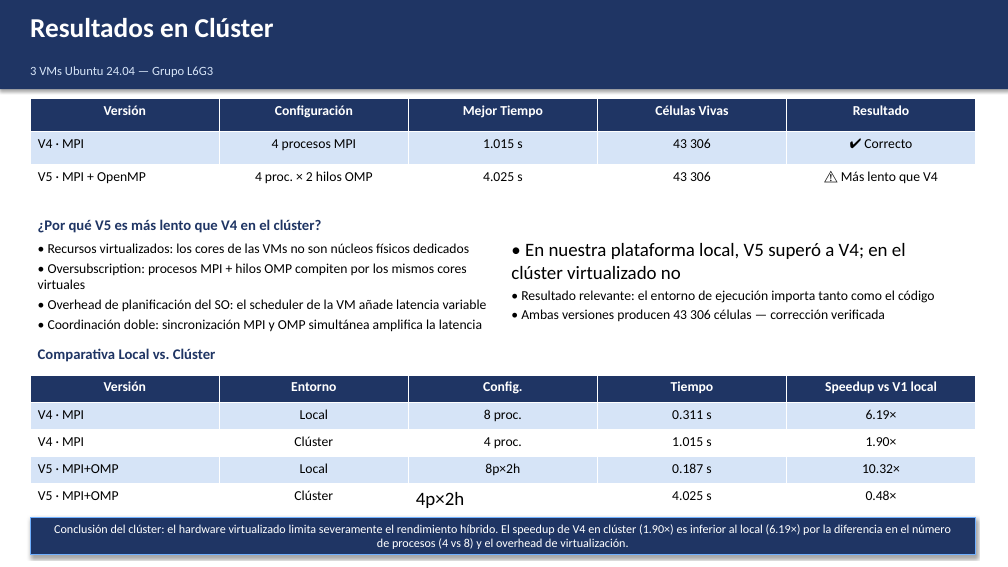
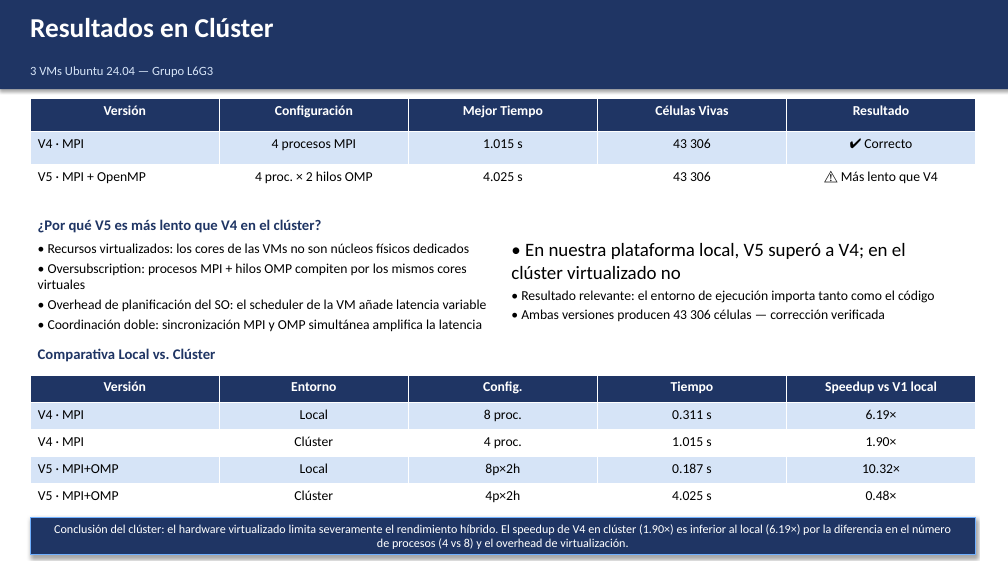
Before and after one commit to aaronlopezleal/ASD-JuegoVida-L6G3, a slide deck: slide 17 of Presentación/L6G3_presentacion.pptx. Drawn at 1008x567 pixels with LibreOffice and Linux fonts; fonts in the diff are those of the drawing. Boxes give left, top, right and bottom in pixels: in the first picture for what was removed or moved away, otherwise in the second. Text is boxed around its words. In the diff, an @@ line names an element or a change of style, - is before the commit and + after.

```diff
--- a/Presentación/L6G3_presentacion.pptx
+++ b/Presentación/L6G3_presentacion.pptx
@@ table at [30, 375, 975, 511] @@
@@ size 18 to 13 pt in "4p×2h" @@
@@ alignment left to centre @@
```
Also in this commit, not shown: 1 other slide changed.
